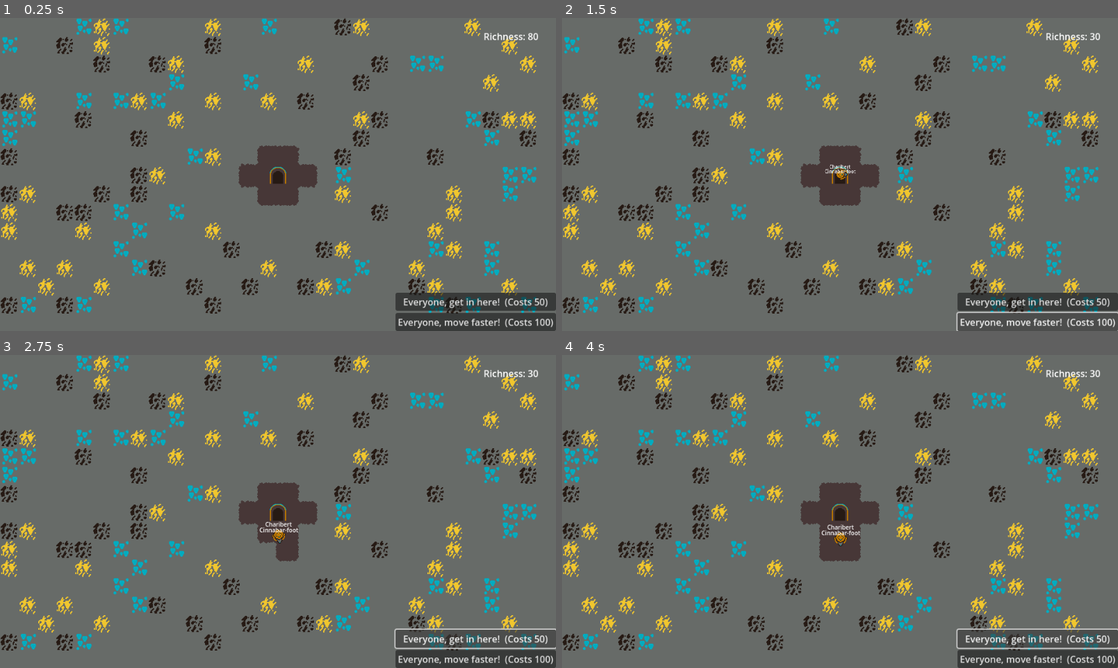
Above: before the commit, frames 1-4 (two rows, left to right).
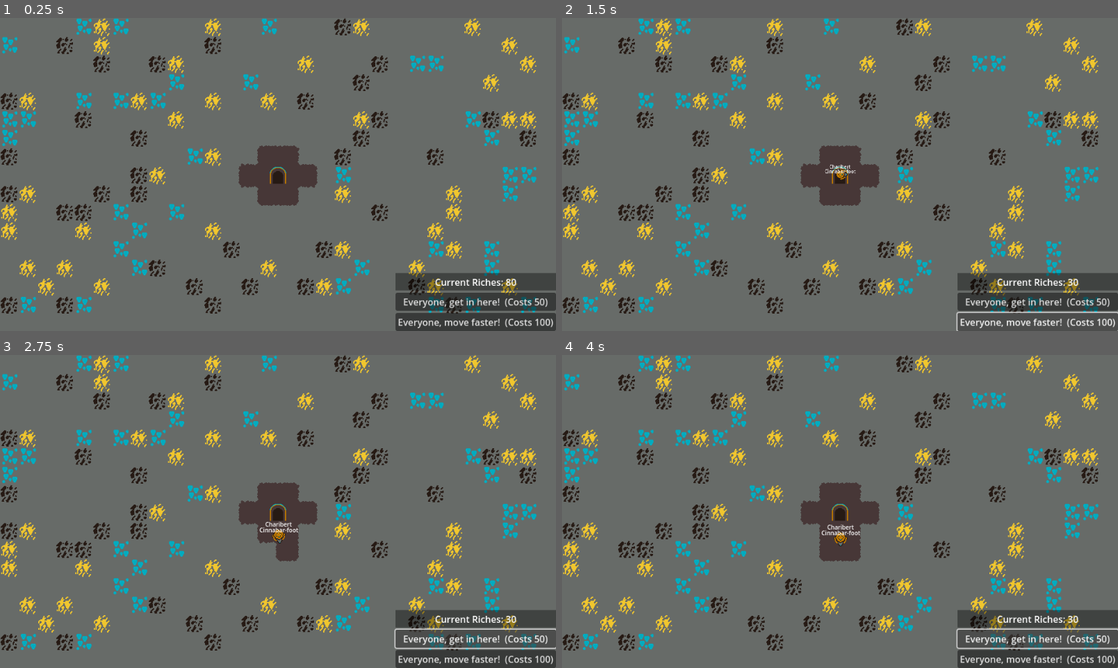
Above: after the commit, the same moments.

Repository: where-fore/dwarves
Game: Godot game, scene res://loose/main_game.tscn
Two runs of this game, one before a commit and one after it. Both use one fixed random seed, a clock stepped at 60 frames per second and the inputs below.
Inputs:
- Up to frame 1 (0.25 s): no input
- Up to frame 2 (1.5 s): click "Everyone, get in here! (Costs…" at 0.5 s; click "Everyone, move faster! (Costs…" at 1.25 s
- Up to frame 3 (2.75 s): click "Everyone, get in here! (Costs…" at 2 s
- Up to frame 4 (4 s): click "Everyone, move faster! (Costs…" at 2.75 s; click "Everyone, get in here! (Costs…" at 3.5 s

The runs differ from the first frame. In frame 1, 1.6% of the frame differs, in the area x 71-100%, y 4-88%; in frame 2, 1.6%; in frame 3, 1.6%; in frame 4, 1.6%.

Commit message:
clean up ui

Diff:
--- a/project/loose/main_game.tscn
+++ b/project/loose/main_game.tscn
@@ -62,19 +62,6 @@
 grow_horizontal = 2
 grow_vertical = 2
 
-[node name="Label" type="Label" parent="CanvasLayer/Control"]
-layout_mode = 1
-anchors_preset = -1
-anchor_left = 1.0
-anchor_right = 1.0
-offset_left = -1.0
-offset_top = 20.0
-offset_right = -30.0
-offset_bottom = 23.0
-grow_horizontal = 0
-text = "Richness: "
-script = ExtResource("9_ocjp4")
-
 [node name="VBoxContainer" type="VBoxContainer" parent="CanvasLayer/Control"]
 layout_mode = 1
 anchors_preset = 3
@@ -88,6 +75,28 @@
 grow_vertical = 0
 alignment = 2
 
+[node name="ColorRect" type="ColorRect" parent="CanvasLayer/Control/VBoxContainer"]
+custom_minimum_size = Vector2(0, 30)
+layout_mode = 2
+color = Color(0, 0, 0, 0.3764706)
+
+[node name="Label" type="Label" parent="CanvasLayer/Control/VBoxContainer/ColorRect"]
+layout_mode = 1
+anchors_preset = 8
+anchor_left = 0.5
+anchor_top = 0.5
+anchor_right = 0.5
+anchor_bottom = 0.5
+offset_left = -138.5
+offset_top = -11.5
+offset_right = 138.5
+offset_bottom = 11.5
+grow_horizontal = 2
+grow_vertical = 2
+text = "Current Riches: "
+horizontal_alignment = 1
+script = ExtResource("9_ocjp4")
+
 [node name="Spawn" type="Button" parent="CanvasLayer/Control/VBoxContainer"]
 layout_mode = 2
 text = "Everyone, get in here!  (Costs 50)"
--- a/project/loose/score_counter.gd
+++ b/project/loose/score_counter.gd
@@ -1,6 +1,6 @@
 extends Label
 
-var base_label_string:String = "Richness: "
+var base_label_string:String = "Current Riches: "
 
 # Called when the node enters the scene tree for the first time.
 func _ready() -> void:
